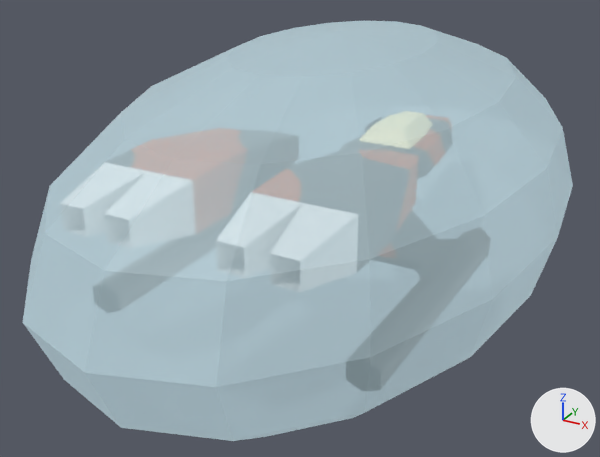
Two versions of the COLLADA model models/fighter_spider/fighter_spider.dae, one commit apart.
Both versions are drawn from a 50 mm lens placed at (1.7, -3.45, 1.57), pointed at (-0.12, -0.14, -0.08). Every picture has the same lights, and +X, +Y and +Z are marked at lower right. Objects named as collision shapes, trigger or cutter boxes, shadow casters or lower levels of detail are left out. Where no turn or scale is listed for an object, it has been applied to the vertices.

Objects in the first picture: 'Shield Front', 'Shield Left', 'Shield Rear', 'Shield Right'.
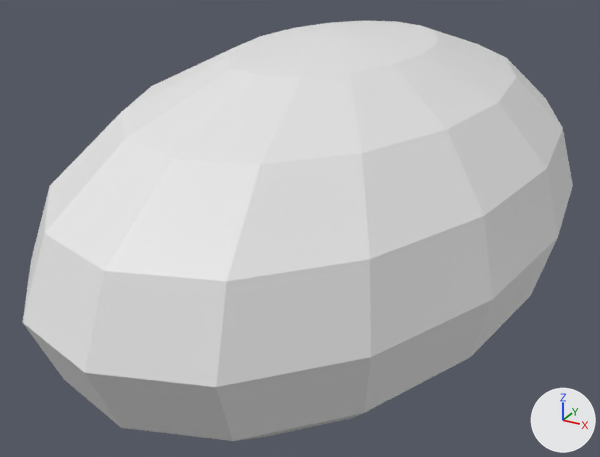
Commit message: Replace fighter shield material with new material

Patch to the scene script:
```diff
--- a/models/fighter_spider/fighter_spider.dae.py
+++ b/models/fighter_spider/fighter_spider.dae.py
@@ me_sphere @@
 me_sphere.from_pydata(...)  # 37 vertices, 56 faces; spans x -0.77..0.77, y 0.0..1.8, z -0.73..0.87
-me_sphere.materials.append(mat_shield_material)  # light grey #b1c9d1
@@ me_sphere_001 @@
 me_sphere_001.from_pydata(...)  # 37 vertices, 56 faces; spans x -1.08..0.0, y -1.27..1.27, z -0.73..0.87
-me_sphere_001.materials.append(mat_shield_material)  # light grey #b1c9d1
@@ me_sphere_003 @@
 me_sphere_003.from_pydata(...)  # 37 vertices, 56 faces; spans x -0.77..0.77, y -1.8..0.0, z -0.73..0.87
-me_sphere_003.materials.append(mat_shield_material)  # light grey #b1c9d1
@@ me_sphere_002 @@
 me_sphere_002.from_pydata(...)  # 37 vertices, 56 faces; spans x 0.0..1.08, y -1.27..1.27, z -0.73..0.87
-me_sphere_002.materials.append(mat_shield_material)  # light grey #b1c9d1
```

Boxes [x1, y1, x2, y2] around the edits, measured in the pictures (600 x 457 px):
'Shield Rear', recoloured (grey to white)
    both: [23, 31, 371, 441]
'Shield Right', recoloured
    both: [339, 31, 573, 413]
'Shield Left', recoloured (grey to white)
    both: [122, 23, 338, 112]
'Shield Front', recoloured (grey to white)
    both: [330, 21, 502, 56]
